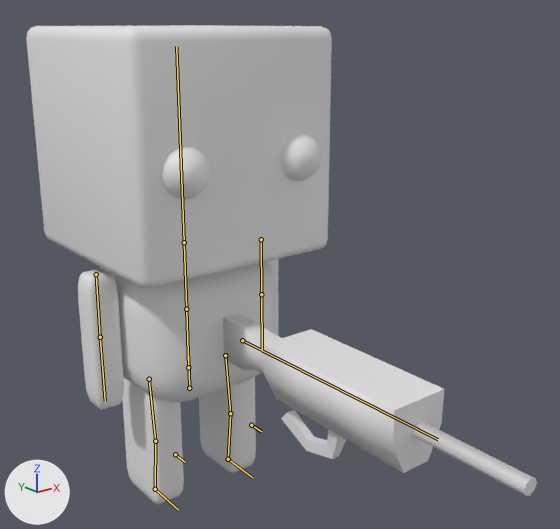
What one commit did to the Blender file Assets/Models/Human.blend.
One viewpoint serves both versions: a camera (50 mm lens) standing at (-1.76, -2.91, 1.8) and looking at (0.09, -0.6, 0.87). Lighting does not change. The marker at lower left points along +X, +Y and +Z. The bones that bend it are drawn over the model as lines.

The first picture shows 'Arms', 'Body', 'Eyes', 'Head', 'Legs', 'Rifle'.
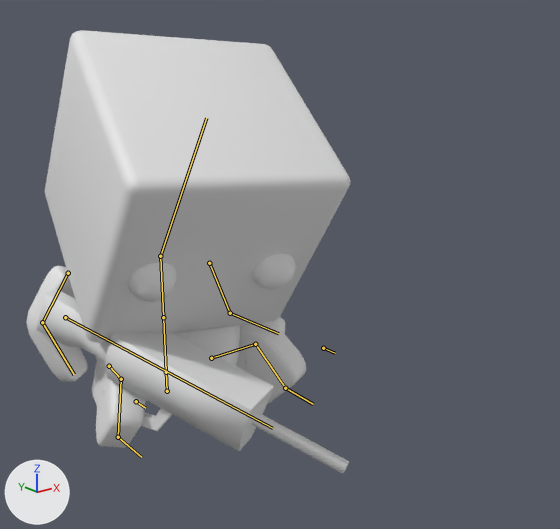
The newer file adds an action. The first version stands in its rest pose; the second is drawn at frame 40 of the action 'Sit'.

What differs and where, as boxes (x1, y1, x2, y2) in the pictures (560 x 529 px):
'Head', posed (19% taller)
    before: (26, 25, 332, 288)
    after: (45, 30, 351, 343)
'Rifle', posed
    before: (223, 314, 537, 496)
    after: (37, 289, 349, 474)
'Body', posed
    before: (99, 262, 276, 403)
    after: (95, 325, 240, 401)
'Legs', posed
    before: (122, 377, 256, 504)
    after: (91, 324, 306, 448)
'Arms', posed (29% wider, 23% shorter)
    before: (78, 259, 278, 410)
    after: (26, 266, 285, 382)
'Eyes', posed (27% shorter)
    before: (161, 133, 321, 199)
    after: (129, 254, 296, 302)
bone 'Base', root to tip
    before: (189, 388) to (188, 356)
    after: (167, 391) to (165, 361)
bone 'Spine1', root to tip
    before: (188, 367) to (186, 309)
    after: (166, 372) to (163, 317)
bone 'Spine2', root to tip
    before: (186, 309) to (184, 242)
    after: (163, 317) to (160, 256)
bone 'Head', root to tip
    before: (184, 242) to (176, 46)
    after: (160, 256) to (206, 118)
bone 'Arm1.R', root to tip
    before: (96, 274) to (100, 337)
    after: (68, 273) to (42, 322)
bone 'Arm2.R', root to tip
    before: (100, 337) to (105, 401)
    after: (42, 322) to (74, 374)
bone 'Gun', root to tip
    before: (242, 340) to (438, 439)
    after: (65, 317) to (272, 428)
bone 'Arm1.L', root to tip
    before: (261, 239) to (261, 294)
    after: (209, 263) to (230, 313)
bone 'Arm2.L', root to tip
    before: (261, 294) to (262, 351)
    after: (230, 313) to (278, 333)
bone 'Leg1.R', root to tip
    before: (149, 379) to (155, 441)
    after: (109, 366) to (121, 379)
bone 'Leg1.L', root to tip
    before: (225, 355) to (230, 413)
    after: (211, 358) to (255, 344)
bone 'LegTarget.R', root to tip
    before: (155, 489) to (178, 510)
    after: (118, 437) to (141, 457)
bone 'LegPoleTarget.L', root to tip
    before: (175, 454) to (185, 462)
    after: (136, 401) to (145, 408)
bone 'LegTarget.L', root to tip
    before: (228, 459) to (252, 477)
    after: (285, 388) to (313, 404)
bone 'LegPoleTarget.R', root to tip
    before: (251, 425) to (261, 431)
    after: (323, 348) to (335, 353)

The change in detail:
Bone 'Base' (bone_base) moves from (0.0, 0.0, 0.0) to (0.1, -0.45, -0.91).
Bone 'Spine1' (bone_spine1) turns from (0, 0, 0) to (0, -32, 0) degrees about its own x, y and z.
Bone 'Spine2' (bone_spine2) turns from (0, 0, 0) to (0, 31, 0) degrees about its own x, y and z.
Bone 'Head' (bone_head) turns from (0, 0, 0) to (34, -9, -4) degrees about its own x, y and z.
Bone 'Arm1.R' (bone_arm1_r) moves from (0.0, 0.0, 0.0) to (0.01, -0.13, 0.32).
Bone 'Arm1.R' (bone_arm1_r) turns from (0, 0, 0) to (19, -7, 21) degrees about its own x, y and z.
Bone 'Arm2.R' (bone_arm2_r) turns from (0, 0, 0) to (-31, -26, -32) degrees about its own x, y and z.
Bone 'Gun' (bone_gun) moves from (0.0, 0.0, 0.0) to (-1.58, -0.69, -0.07).
Bone 'Gun' (bone_gun) turns from (0, 0, 0) to (39, -14, -14) degrees about its own x, y and z.
Bone 'Arm1.L' (bone_arm1_l) moves from (0.0, 0.0, 0.0) to (-0.35, 0.19, 0.27).
Bone 'Arm1.L' (bone_arm1_l) turns from (0, 0, 0) to (57, -124, -59) degrees about its own x, y and z.
Bone 'Arm2.L' (bone_arm2_l) turns from (0, 0, 0) to (0, 11, 52) degrees about its own x, y and z.
Bone 'Leg1.R' (bone_leg1_r) moves from (0.0, 0.0, 0.0) to (-0.11, -0.22, 0.42).
Bone 'Leg1.L' (bone_leg1_l) moves from (0.0, 0.0, 0.0) to (0.22, 0.02, 0.0).
Bone 'LegTarget.R' (bone_legtarget_r) moves from (0.0, 0.0, 0.0) to (-0.66, 0.16, -1.26).
Bone 'LegPoleTarget.L' (bone_legpoletarget_l) moves from (0.0, 0.0, 0.0) to (0.04, -0.14, 0.15).
Bone 'LegTarget.L' (bone_legtarget_l) moves from (0.0, 0.0, 0.0) to (0.93, 0.42, -1.23).
Bone 'LegPoleTarget.R' (bone_legpoletarget_r) moves from (0.0, 0.0, 0.0) to (0.22, 0.0, 0.04).
